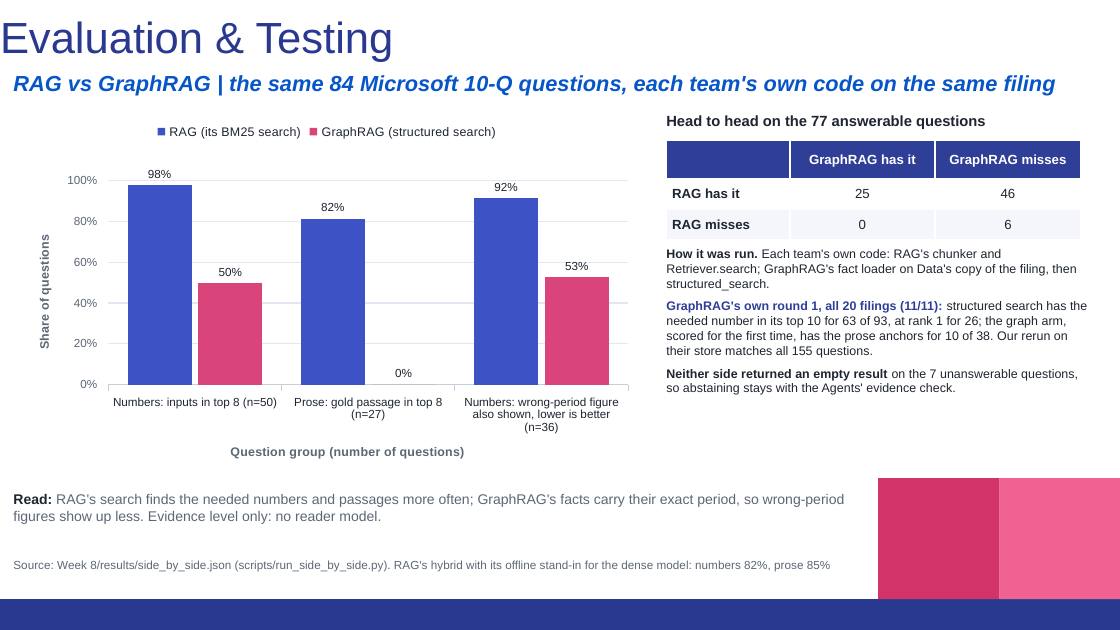
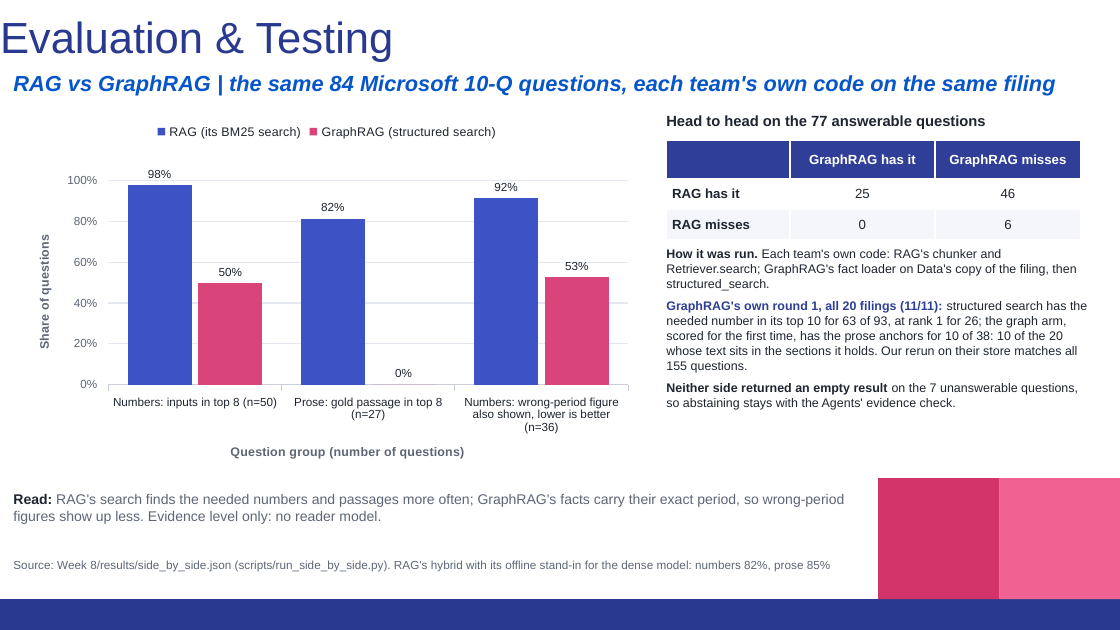
Before and after one commit to thomassong0604-oss/kpmg-eval, a slide deck: slide 4 of Week 8/deck/KPMG_Eval_Week8_11-12.pptx. Drawn at 1120x630 pixels with LibreOffice and Linux fonts; fonts in the diff are those of the drawing. Boxes give left, top, right and bottom in pixels: in the first picture for what was removed or moved away, otherwise in the second. Text is boxed around its words. In the diff, an @@ line names an element or a change of style, - is before the commit and + after.

```diff
--- a/Week 8/deck/KPMG_Eval_Week8_11-12.pptx
+++ b/Week 8/deck/KPMG_Eval_Week8_11-12.pptx
@@ text at (x1=666, y1=301, x2=1087, y2=373): text changed @@
-GraphRAG's own round 1, all 20 filings (11/11): structured search has the needed number in its top 10 for 63 of 93, at rank 1 for 26; the graph arm, scored for the first time, has the prose anchors for 10 of 38. Our rerun on their store matches all 155 questions.
+GraphRAG's own round 1, all 20 filings (11/11): structured search has the needed number in its top 10 for 63 of 93, at rank 1 for 26; the graph arm, scored for the first time, has the prose anchors for 10 of 38: 10 of the 20 whose text sits in the sections it holds. Our rerun on their store matches all 155 questions.
```
Also in this commit, not shown: 2 other slides changed, 53 other files.
